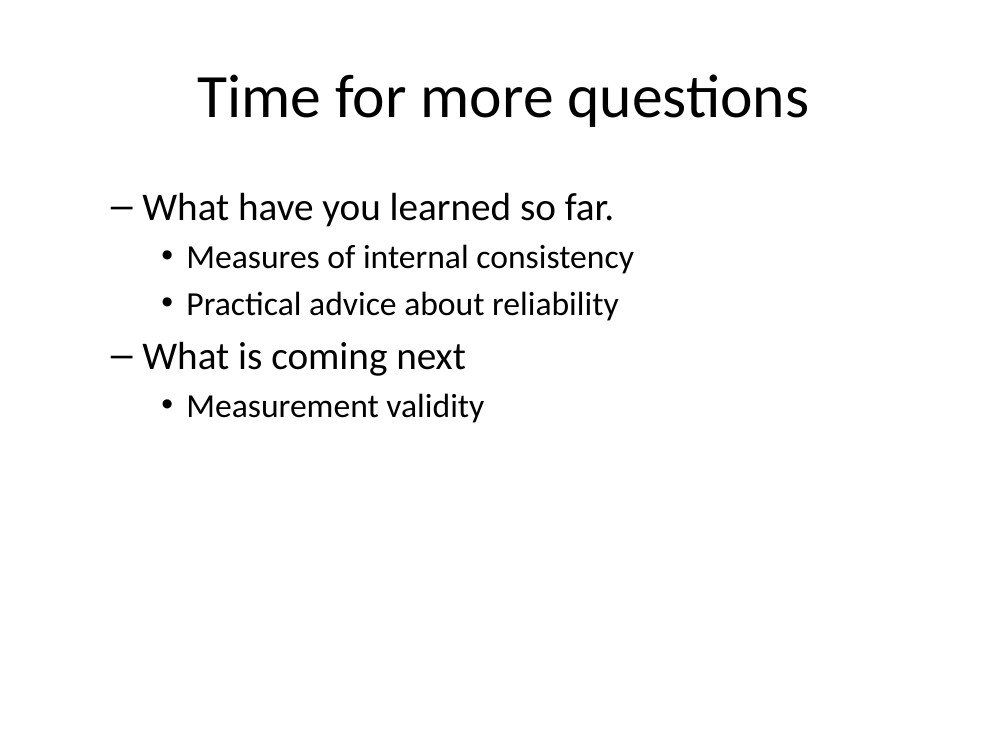
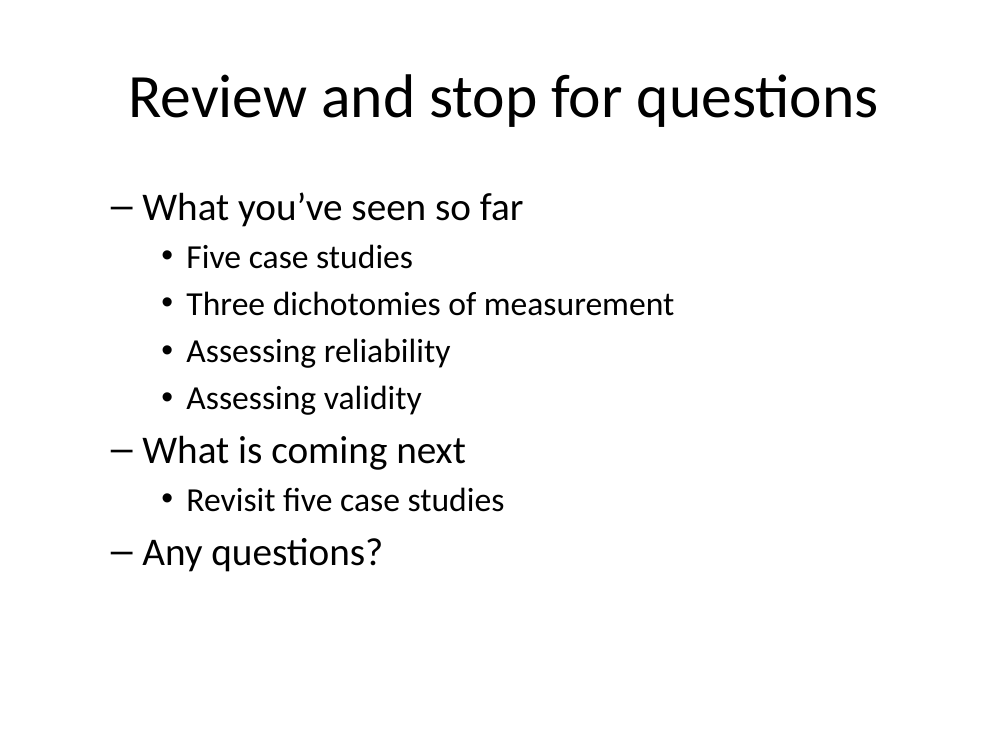
Before and after one commit to pmean/reliability-and-validity, a slide deck: slide 42 of src/rav.pptx (slide 36 before the commit). Drawn at 1008x756 pixels with LibreOffice and Linux fonts; fonts in the diff are those of the drawing. Boxes give left, top, right and bottom in pixels: in the first picture for what was removed or moved away, otherwise in the second. Text is boxed around its words. In the diff, an @@ line names an element or a change of style, - is before the commit and + after.

```diff
--- a/src/rav.pptx
+++ b/src/rav.pptx
@@ title at bbox=[128, 74, 879, 127]: text changed @@
-Time for more questions
+Review and stop for questions
@@ text at bbox=[142, 192, 675, 415]: text changed @@
-  – What have you learned so far.
-    • Measures of internal consistency
-    • Practical advice about reliability
+  – What you’ve seen so far
+    • Five case studies
+    • Three dichotomies of measurement
+    • Assessing reliability
+    • Assessing validity
@@ text at bbox=[142, 487, 505, 572]: text changed @@
-    • Measurement validity
+    • Revisit five case studies
+  – Any questions?
```
Also in this commit, not shown: 5 other slides changed, 1 slide added, 3 slides removed, 1 other file.
